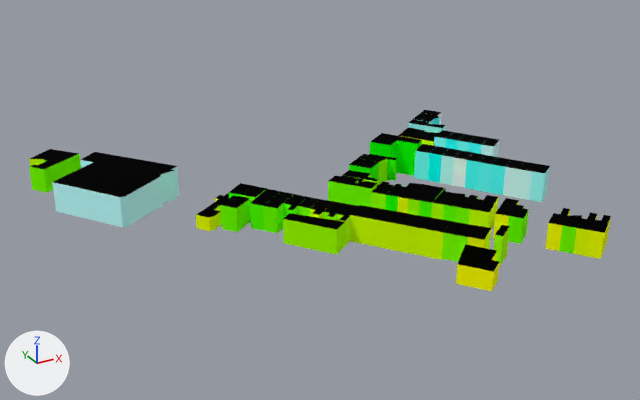
Two versions of the glTF model web/public/assets/cities/london/tiles/0_5.far.glb, one commit apart.
Before and after are seen from a camera (50 mm lens) standing at (-91.0, 990.0, 221.0) and looking at (131.0, 1393.0, 19.0). Arrows for +X, +Y and +Z are at lower left; the lights stay in place. The picture after the commit comes second. Where no turn or scale is listed for an object, it has been applied to the vertices. Vertices at exactly the same position are counted once.

The first picture shows '0_5_far'.
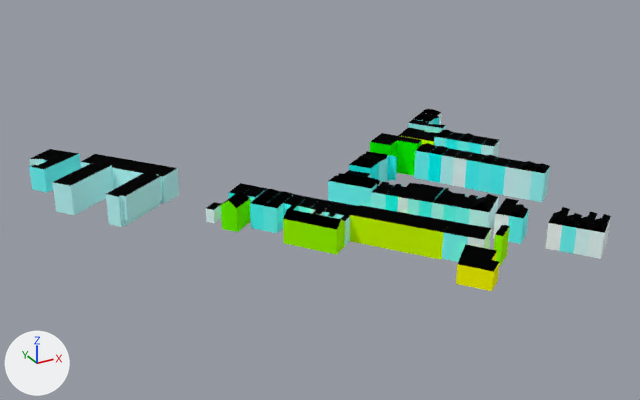
The change, as a diff of the scene's bpy script:
```diff
--- a/web/public/assets/cities/london/tiles/0_5.far.glb.py
+++ b/web/public/assets/cities/london/tiles/0_5.far.glb.py
@@ me_0_5_far @@
 # used by ob_0_5_far; location = (128.5, 1396.8, 24.0)
-me_0_5_far.from_pydata(...)  # 598 vertices, 815 faces; spans x -134.0..134.0, y -126.0..126.0, z -11.0..11.0
+me_0_5_far.from_pydata(...)  # 738 vertices, 1033 faces; spans x -134.0..134.0, y -126.0..126.0, z -11.0..11.0
+# me_0_5_far part 1
+# 31 vertices are removed from x -107.0..-35.0, y 0.0..99.0, z -11.0..8.0
+# 148 faces are deleted
+# 3 vertices in x -54.0..-47.0, y 5.0..11.0, z -11.0..-3.0 move by (-6.0, 7.0, 0.0)
+# 1 vertex moves from x -74.0, y 42.0, z -10.0 to x -74.0, y 42.0, z -6.0
+# 109 vertices are added at x -122.0..128.0, y -114.0..99.0, z -11.0..11.0
+# 17 new vertices lie (5.0, -1.0, 2.0) away from vertices in x 44.0..121.0, y -119.0..68.0, z 4.0..8.0
+# 8 new vertices lie (-1.0, -5.0, 2.0) away from vertices in x 63.0..127.0, y -77.0..72.0, z 4.0..8.0
+# 6 new vertices lie (3.0, -4.0, 0.0) away from vertices in x -101.0..113.0, y 0.0..82.0, z -10.0..10.0
+# 5 new vertices lie (5.0, -6.0, 0.0) away from vertices in x -98.0..-29.0, y -28.0..78.0, z -11.0..8.0
+# 5 new vertices lie (4.0, 3.0, 0.0) away from vertices in x -35.0..107.0, y -114.0..22.0, z 3.0..10.0
+# 5 new vertices lie (0.0, 0.0, 4.0) away from vertices in x -53.0..51.0, y -54.0..25.0, z 3.0
+# 5 new vertices lie (-6.0, 1.0, 3.0) away from vertices in x -20.0..91.0, y -20.0..9.0, z 4.0..8.0
+# 11 new vertices lie (0.0, 0.0, 18.0) away from vertices in x -122.0..71.0, y 25.0..53.0, z -10.0
+# 133 new faces join them, mat_facade
+# 233 new faces join them, mat_roof
+# me_0_5_far part 2: 343 kept faces spanning x -134.0..116.0, y -125.0..126.0, z -11.0..7.0 get new vertex colours
 me_0_5_far.materials.append(mat_facade)
```

Changed parts and their boxes [x1, y1, x2, y2] in the pictures (640 x 400 px):
'0_5_far', reshaped
    before: [29, 110, 611, 291]
    after: [29, 109, 611, 291]
part 1 of me_0_5_far, reshaped
    before: [52, 110, 611, 256]
    after: [52, 109, 611, 256]
part 2 of me_0_5_far, recoloured
    both: [29, 154, 611, 262]
